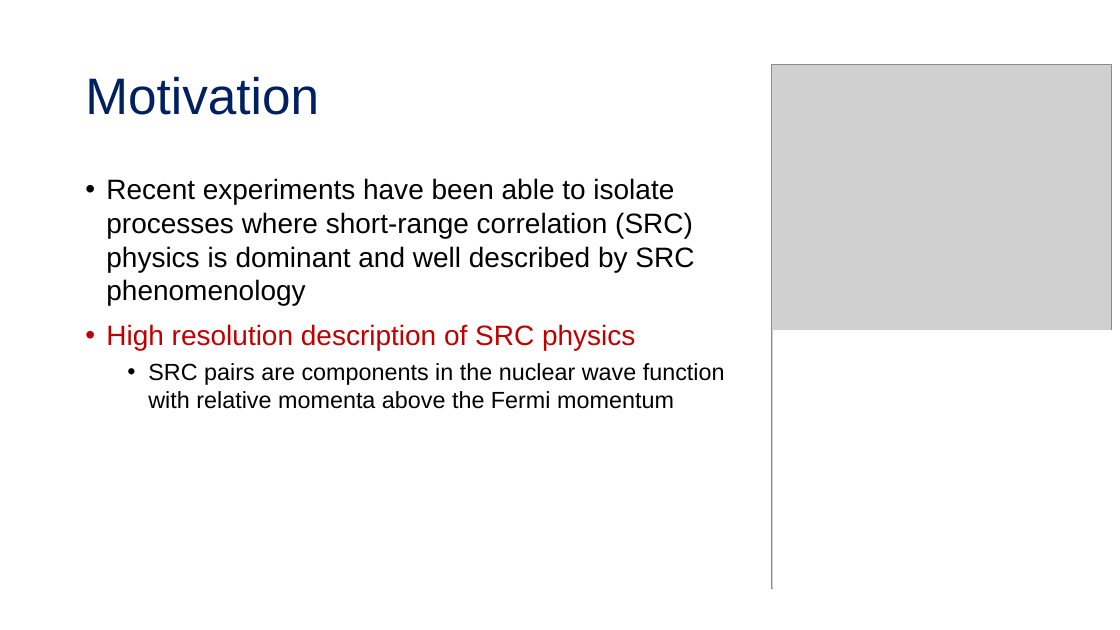
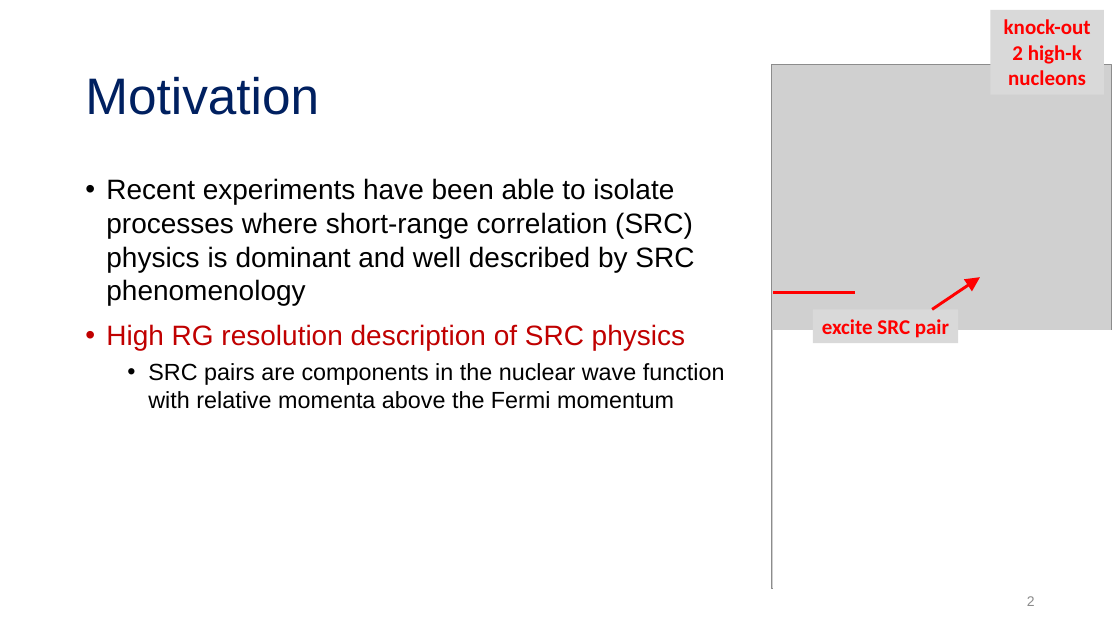
Before and after one commit to tropiano4/tropiano-srg, a slide deck: slide 2 of Presentations/DNP_October2020/tropiano_dnp_october2020.pptx. Drawn at 1120x630 pixels with LibreOffice and Linux fonts; fonts in the diff are those of the drawing; grey boxes stand for pictures. Boxes give left, top, right and bottom in pixels: in the first picture for what was removed or moved away, otherwise in the second. Text is boxed around its words. In the diff, an @@ line names an element or a change of style, - is before the commit and + after.

```diff
--- a/Presentations/DNP_October2020/tropiano_dnp_october2020.pptx
+++ b/Presentations/DNP_October2020/tropiano_dnp_october2020.pptx
@@ rectangle added at (x1=991, y1=10, x2=1104, y2=95), fill #D9D9D9, 18 pt, text #FF0000, bold @@
+knock-out 2 high-k nucleons
@@ line added from (773, 292) to (855, 292), #FF0000 3 pt @@
@@ arrow added from (933, 309) to (981, 277), #FF0000 2.5 pt @@
@@ text at (x1=106, y1=324, x2=685, y2=351): text changed @@
-• High resolution description of SRC physics
+• High RG resolution description of SRC physics
@@ rectangle added at (x1=813, y1=309, x2=959, y2=343), fill #D9D9D9, 18 pt, text #FF0000, bold @@
+excite SRC pair
@@ page number added at (x1=1027, y1=596, x2=1035, y2=606), 12 pt, text #8C8C8C @@
+2
```
Also in this commit, not shown: 22 other slides changed.
